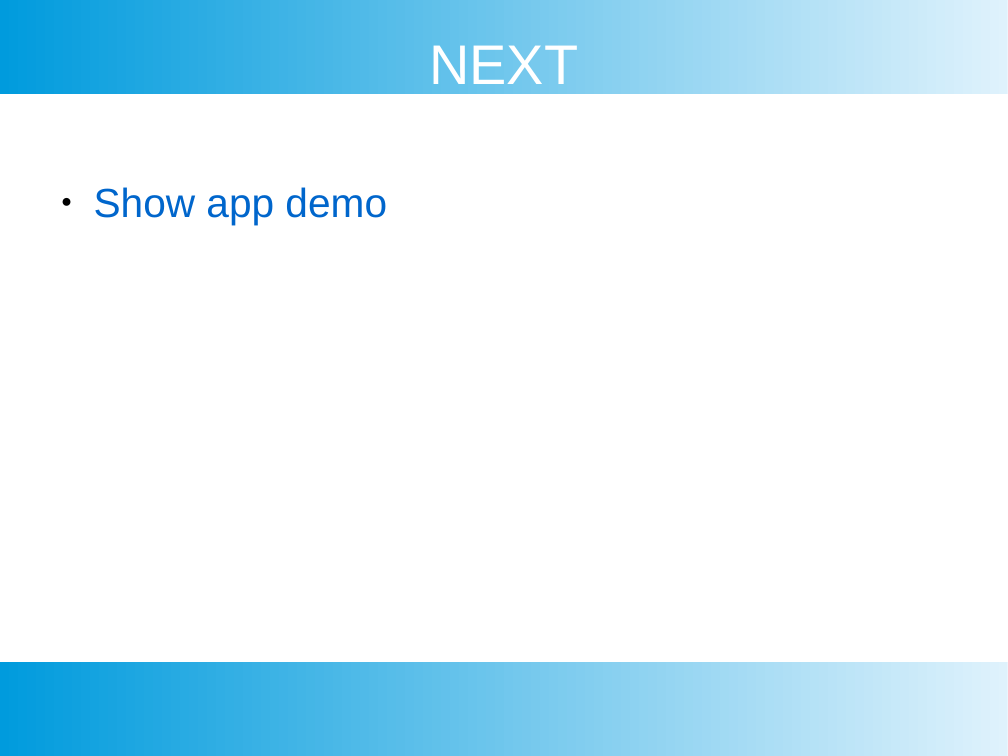
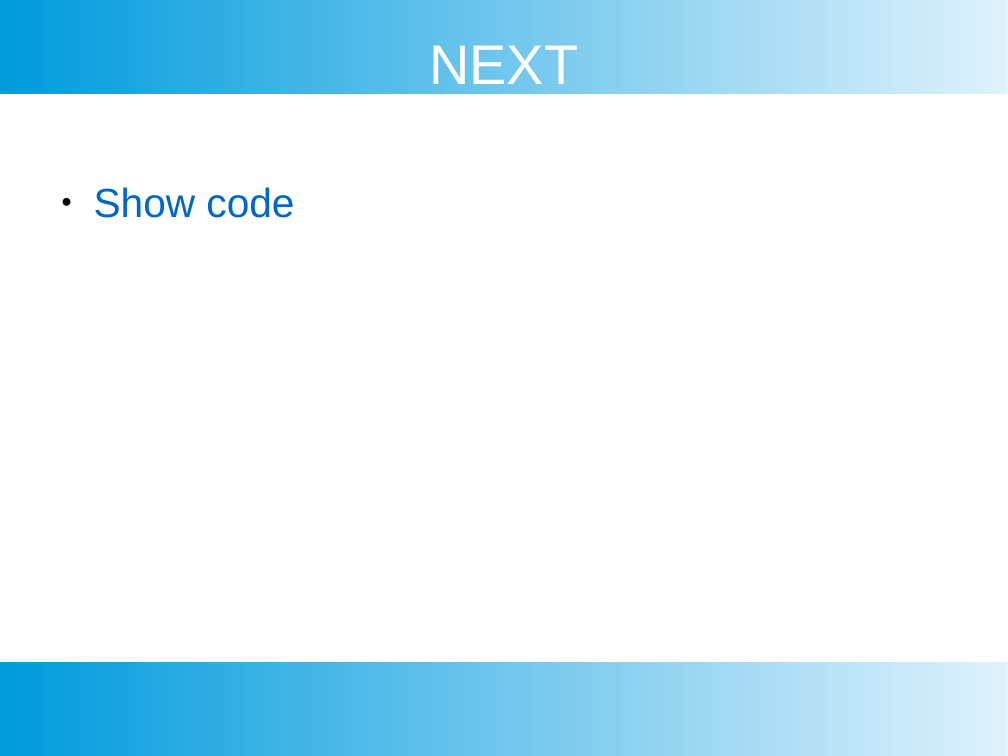
Before and after one commit to benjaminisi/EscapeRoomFlaskLesson, a slide deck: slide 14 of Documents/slides/4sql.odp. Drawn at 1008x756 pixels with LibreOffice and Linux fonts; fonts in the diff are those of the drawing. Boxes give left, top, right and bottom in pixels: in the first picture for what was removed or moved away, otherwise in the second. Text is boxed around its words. In the diff, an @@ line names an element or a change of style, - is before the commit and + after.

```diff
--- a/Documents/slides/4sql.odp
+++ b/Documents/slides/4sql.odp
@@ text at (94, 187, 294, 218): text changed @@
-● Show app demo
+● Show code
```
Also in this commit, not shown: 1 other slide changed, 2 slides added, 2 slides removed.
